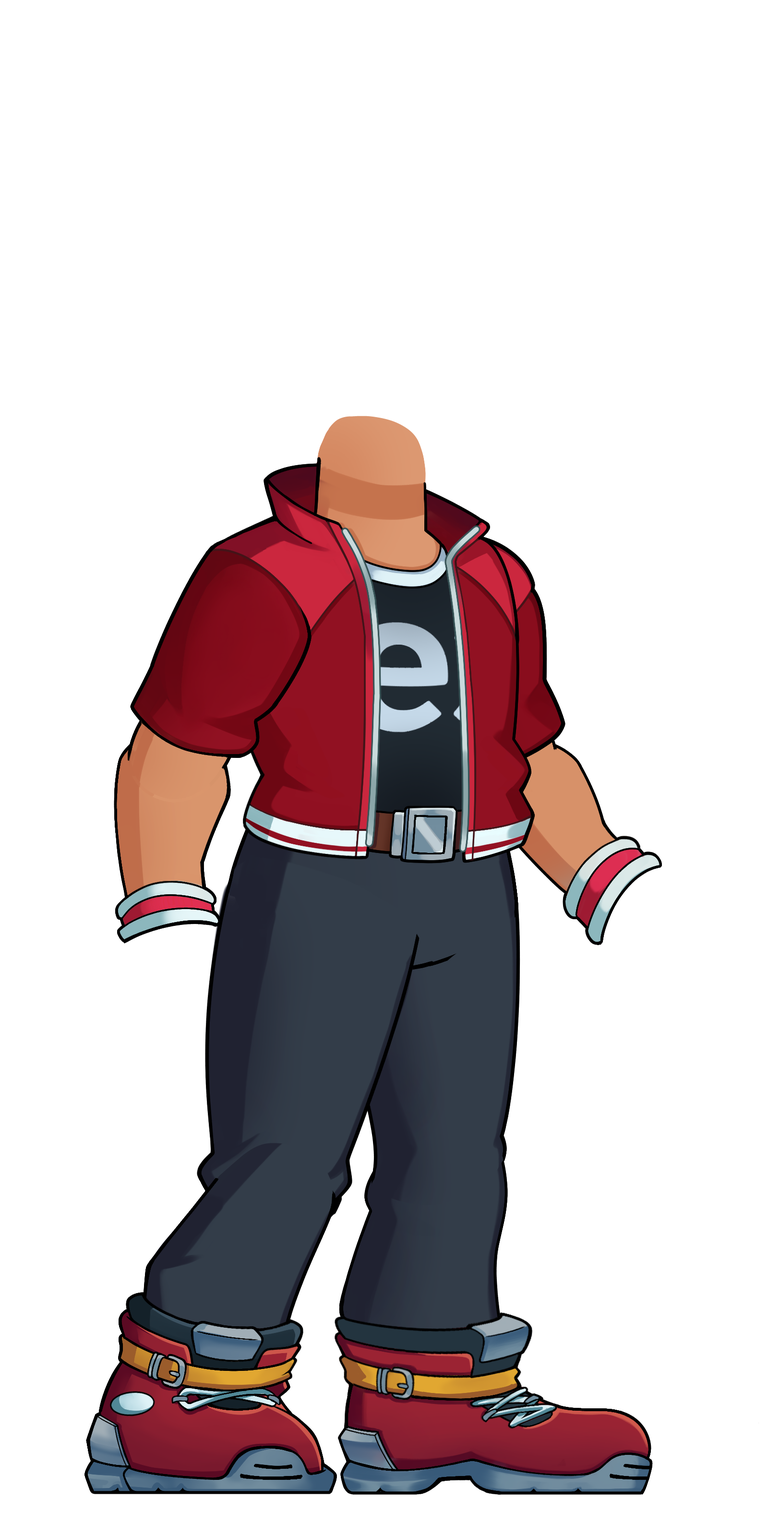
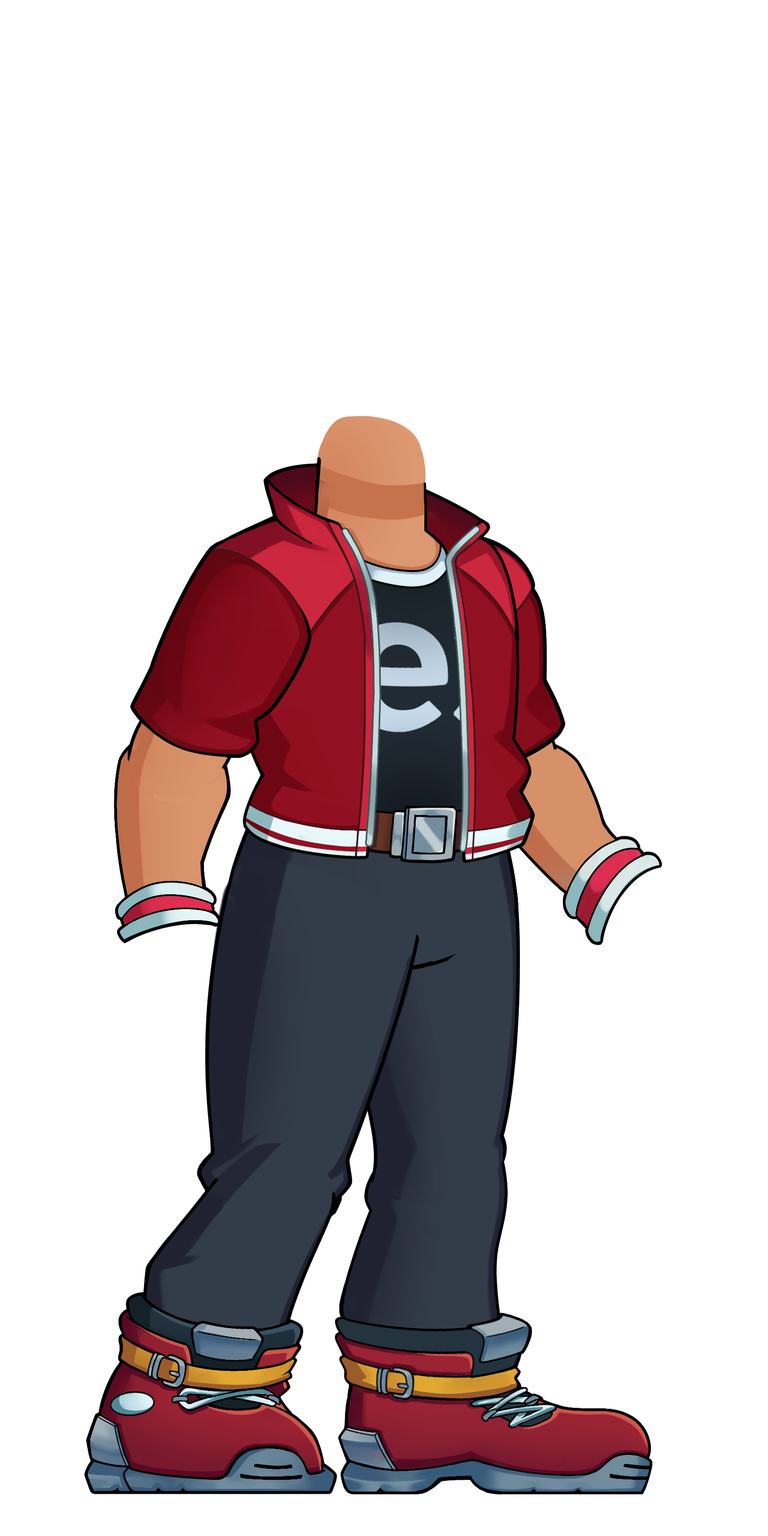
Before/after of a 768px x 1536px layered artwork. What changed in the layer stack:
removed group "Zapatos" (2 layers) over bbox(334, 1311, 760, 1495)
added group "Zapatos 02" with 2 layers above "Pantalon 02" over bbox(334, 1311, 653, 1495)
moved "Zapato_A" into group "Zapatos 02" over bbox(334, 1317, 337, 1345)
moved "Zapato_B" into group "Zapatos 02", painted on it over bbox(334, 1311, 760, 1495)
